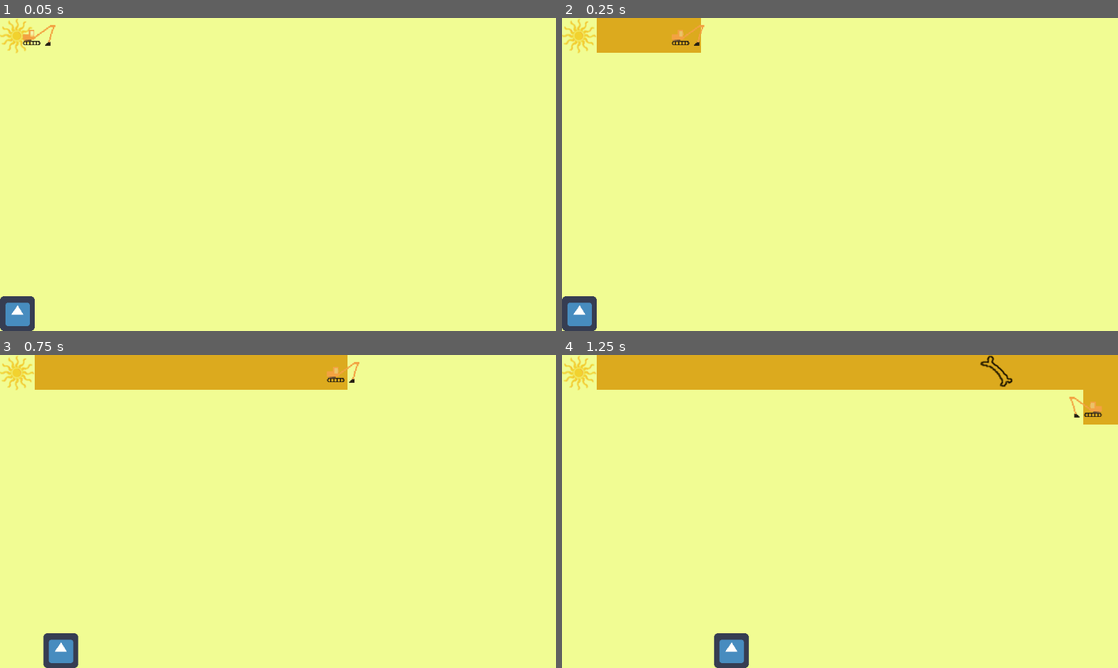
Above: before the commit, frames 1-4 (two rows, left to right).
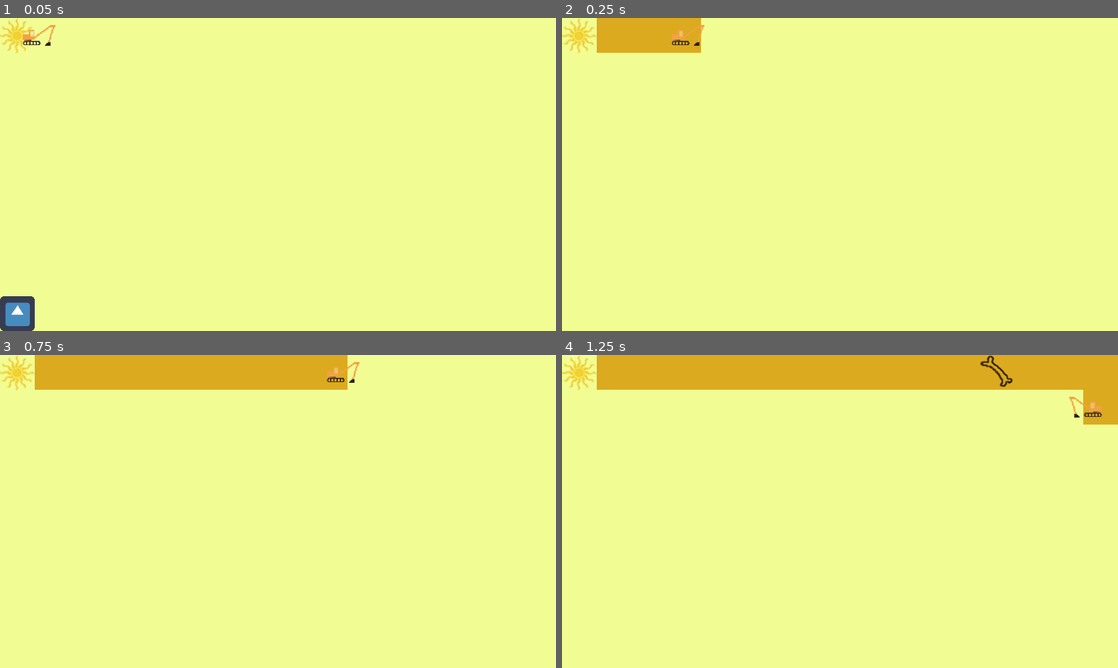
Above: after the commit, the same moments.

Repository: ImpeccableN/archeogame
Game: Godot game, scene res://Minigame1/Minigame1.tscn
The game is run twice, just before and just after one commit, with the same random seed, the same clock (stepped at 60 frames per second) and the same inputs. The project has no main scene, so this scene is started directly. The engine's default icon, where the game draws it, is replaced by a stand-in: a white triangle on a blue panel in a dark square.
Inputs:
- Up to frame 1 (0.05 s): no input
- Up to frame 2 (0.25 s): no input
- Up to frame 3 (0.75 s): hold D (move_right) from 0.53 s (still down); tap Space (set_marker) at 0.6 s
- Up to frame 4 (1.25 s): keep holding D (move_right)

Frame 1 is identical in both runs. In frame 2, 0.7% of the frame differs, in the area x 0-7%, y 88-100%; in frame 3, 0.7%, in the area x 7-15%, y 88-100%; in frame 4, 0.7%.

Commit message:
Minigame1: added start function to Player.gd defining Player behavior on startup of game

Diff:
--- a/HeuneburgGame/Minigame1/Player.gd
+++ b/HeuneburgGame/Minigame1/Player.gd
@@ -6,6 +6,7 @@
 var screen_size = Vector2.ZERO
 
 signal set_marker(player_position)
+signal hit
 
 func _ready():
 	screen_size = get_viewport_rect().size
@@ -36,7 +37,12 @@
 	position.x = clamp(position.x, 32, screen_size.x - 32)
 	position.y = clamp(position.y, 32, screen_size.y - 32)
 
-
+func start(new_position):
+	position = new_position
+	show()
+	$CollisionShape2D.disabled = false
 
 func _on_Player_body_entered(body):
-	pass # Replace with function body.
+	hide()
+	$CollisionShape2D.set_deferred("disabled", true)
+	emit_signal("hit")
--- a/HeuneburgGame/Minigame1/Player.tscn
+++ b/HeuneburgGame/Minigame1/Player.tscn
@@ -14,3 +14,5 @@
 
 [node name="CollisionShape2D" type="CollisionShape2D" parent="."]
 shape = SubResource( 1 )
+
+[connection signal="body_entered" from="." to="." method="_on_Player_body_entered"]
